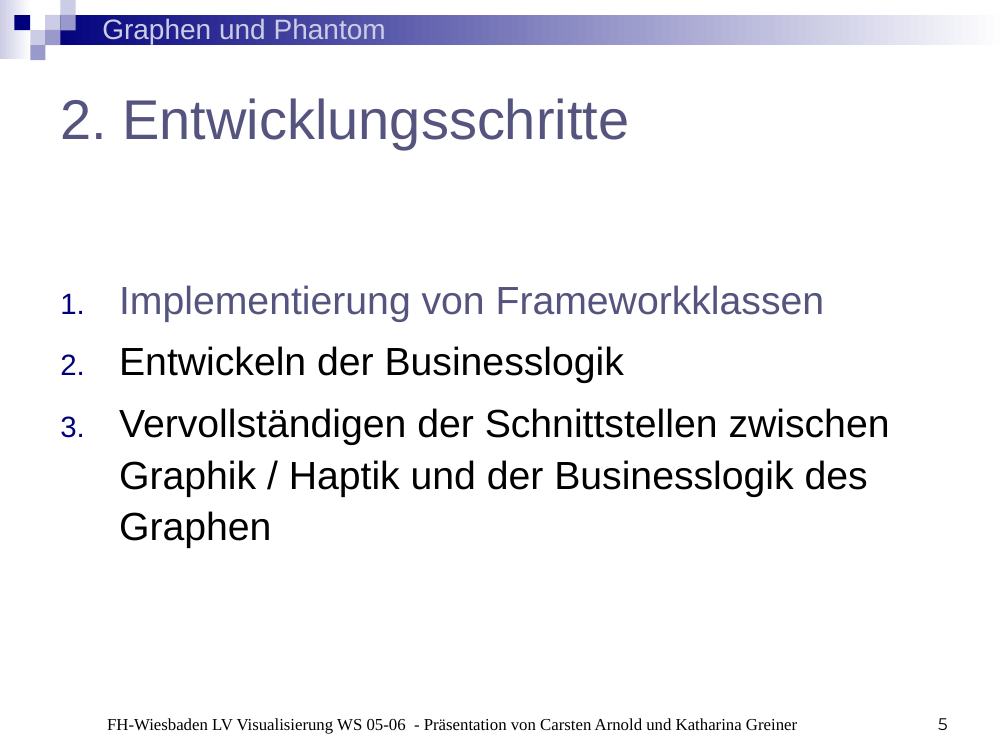
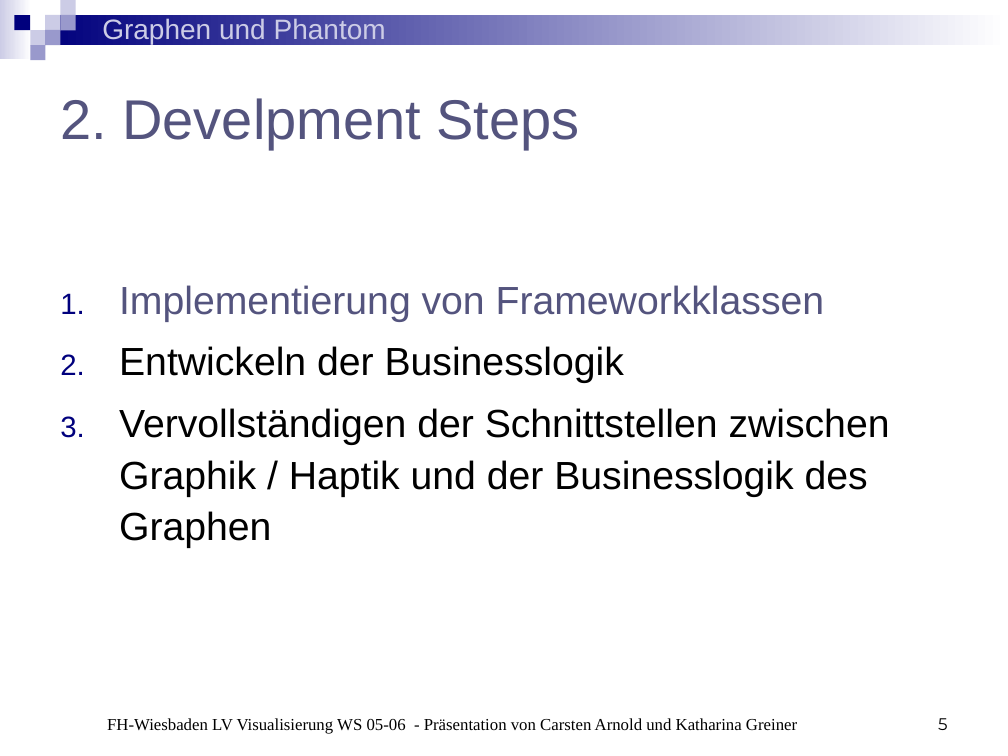
Before and after one commit to BackupTheBerlios/phantom-graphs-svn, a slide deck: slide 5 of trunk/Präsentationen/Präsentation3.ppt. Drawn at 1008x756 pixels with LibreOffice and Linux fonts; fonts in the diff are those of the drawing. Boxes give left, top, right and bottom in pixels: in the first picture for what was removed or moved away, otherwise in the second. Text is boxed around its words. In the diff, an @@ line names an element or a change of style, - is before the commit and + after.

```diff
--- a/trunk/Präsentationen/Präsentation3.ppt
+++ b/trunk/Präsentationen/Präsentation3.ppt
@@ title at box(60, 98, 580, 149): text changed @@
-2. Entwicklungsschritte
+2. Develpment Steps
```
Also in this commit, not shown: 7 other slides changed.
